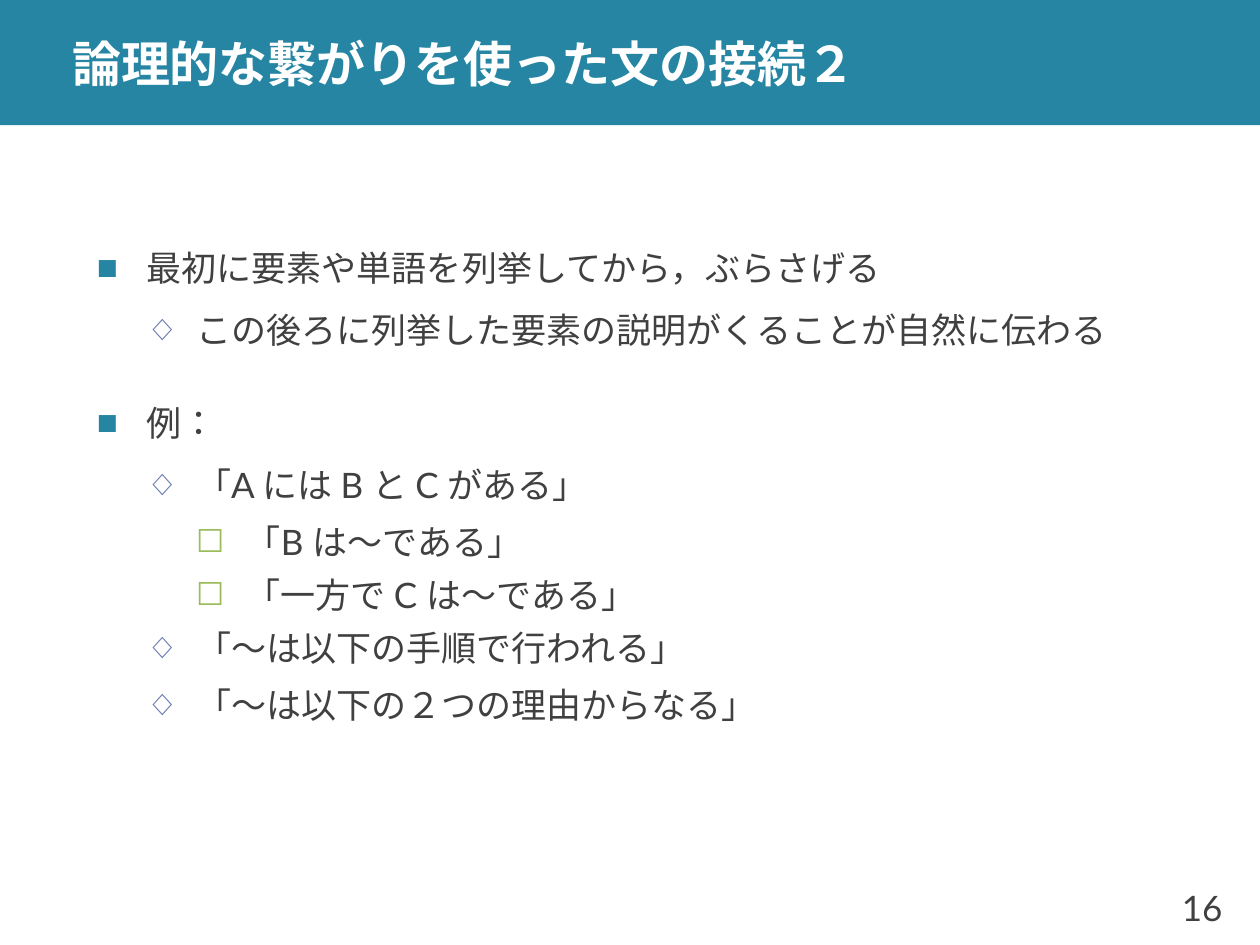
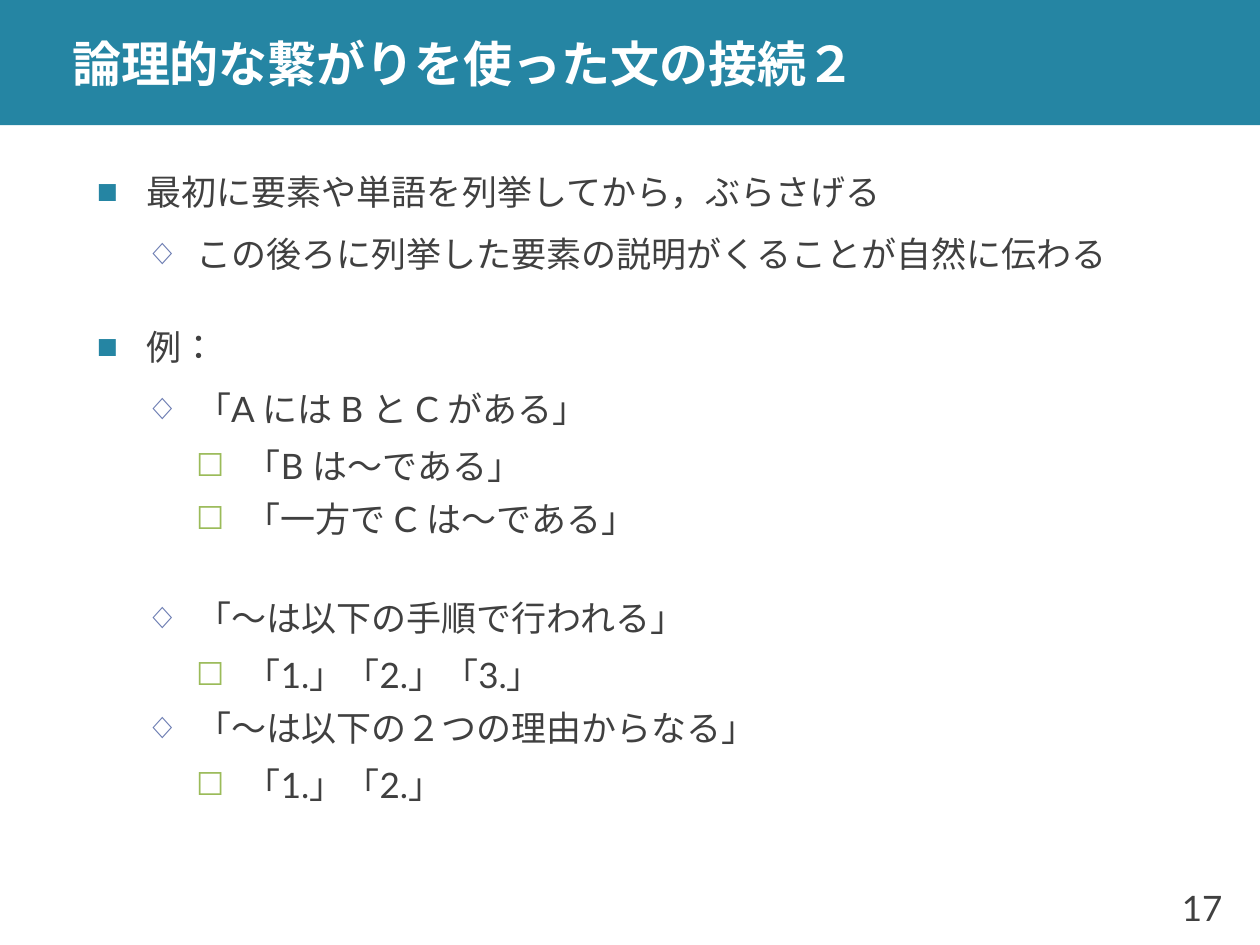
Before and after one commit to shioya-lab/how-to, a slide deck: slide 17 of english-paper.pptx (slide 16 before the commit). Drawn at 1260x945 pixels with LibreOffice and Linux fonts; fonts in the diff are those of the drawing. Boxes give left, top, right and bottom in pixels: in the first picture for what was removed or moved away, otherwise in the second. Text is boxed around its words. In the diff, an @@ line names an element or a change of style, - is before the commit and + after.

Commit message:
英語論文の書き方を更新

```diff
--- a/english-paper.pptx
+++ b/english-paper.pptx
@@ text at (246, 658, 542, 691): paragraph added @@
+    ☐ 「1.」「2.」「3.」
@@ text at (246, 768, 443, 801): paragraph added @@
+    ☐ 「1.」「2.」
@@ page number at (1182, 896, 1223, 921): text changed @@
-16
+17
```
Also in this commit, not shown: 9 other slides changed, 13 slides added, 1 slide removed, 1 other file.
